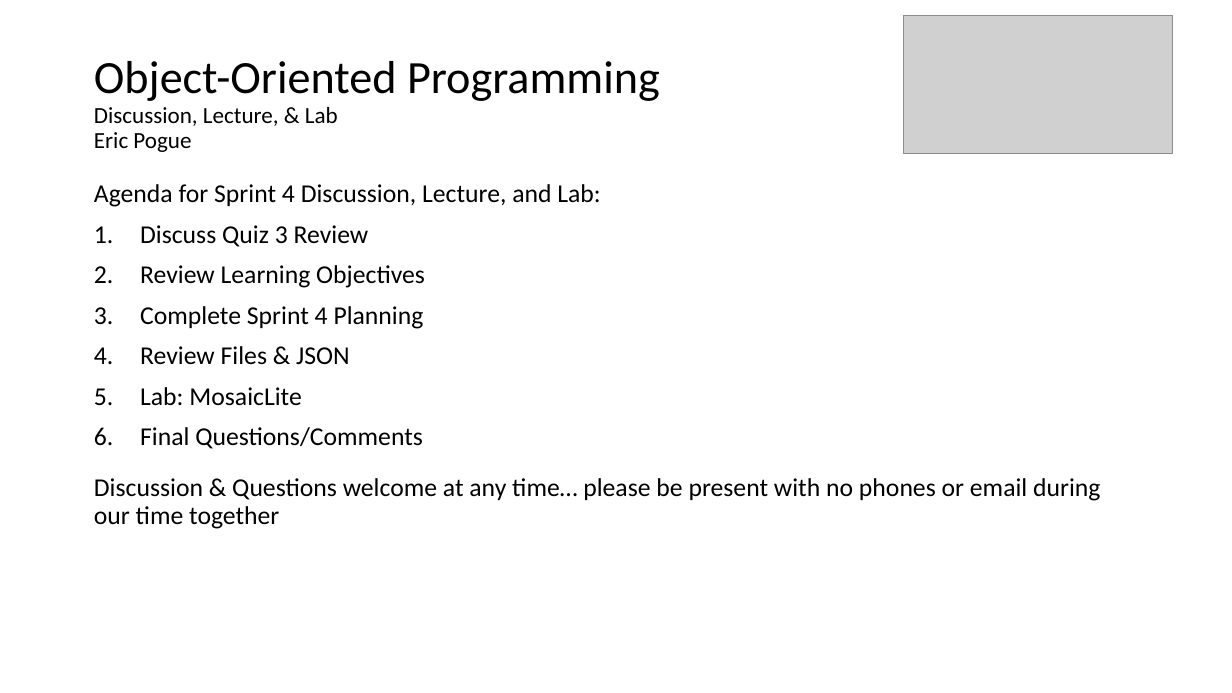
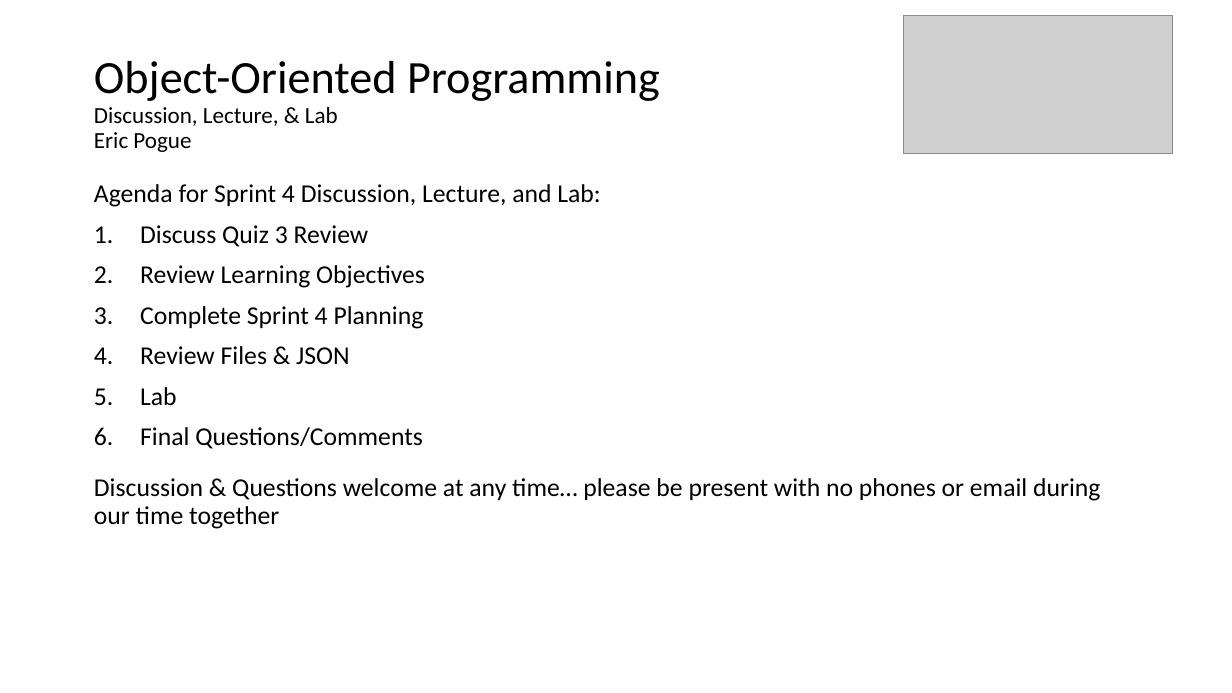
Before and after one commit to jamesbaptiste1/cpsc-24500-2019-01-spring-lt1, a slide deck: slide 3 of lecture-presentations/sprint-4.pptx. Drawn at 1232x693 pixels with LibreOffice and Linux fonts; fonts in the diff are those of the drawing; grey boxes stand for pictures. Boxes give left, top, right and bottom in pixels: in the first picture for what was removed or moved away, otherwise in the second. Text is boxed around its words. In the diff, an @@ line names an element or a change of style, - is before the commit and + after.

```diff
--- a/lecture-presentations/sprint-4.pptx
+++ b/lecture-presentations/sprint-4.pptx
@@ text at box(140, 387, 177, 405): text changed @@
-5. Lab: MosaicLite
+5. Lab
```
Also in this commit, not shown: 2 other slides changed.
